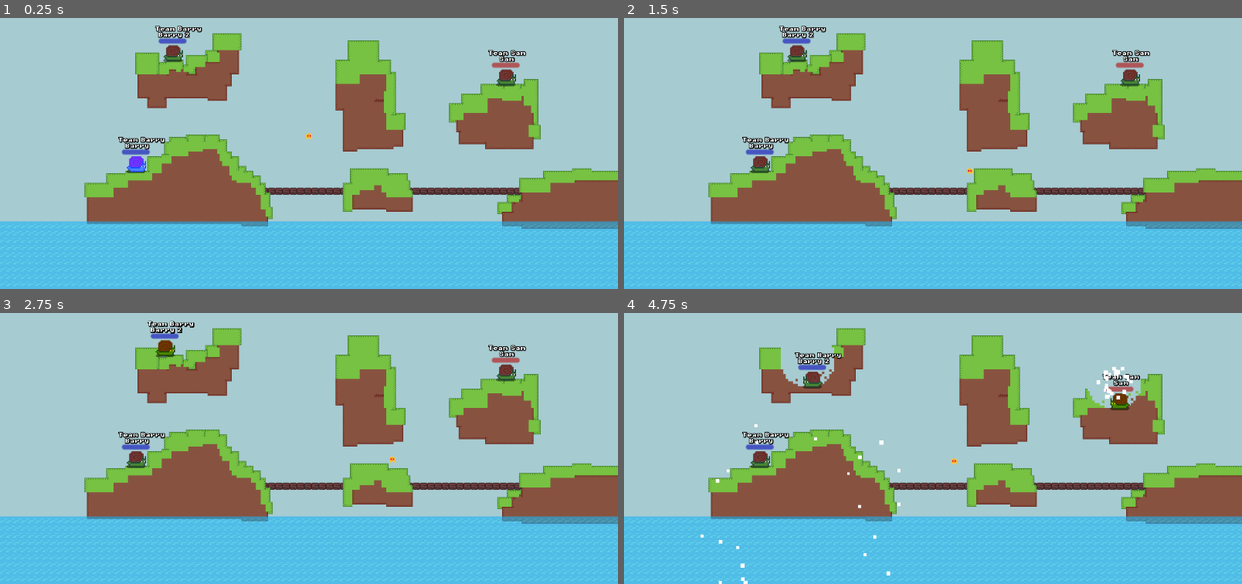
Above: before the commit, frames 1-4 (two rows, left to right).
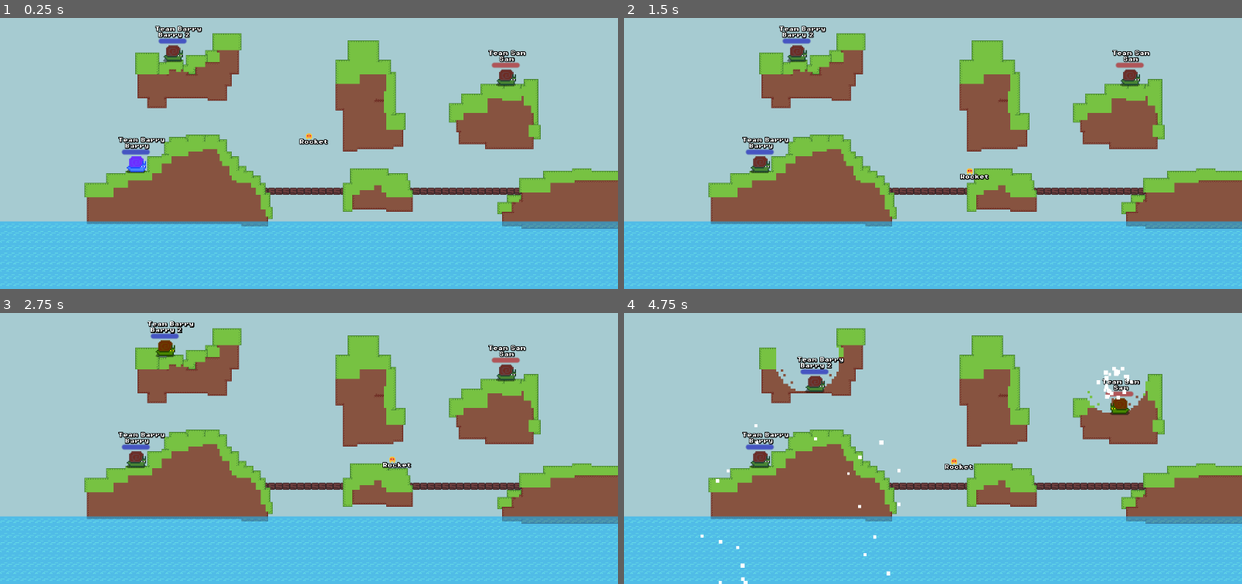
Above: after the commit, the same moments.

Repository: codingbanana21/Snail-Wars
Game: Godot game, scene res://scenes/game.tscn
Two runs of this game, one before a commit and one after it. Both use one fixed random seed, a clock stepped at 60 frames per second and the inputs below.
Inputs (mouse positions are in pixels of both pictures, inside the frame that each line leads up to):
- Up to frame 1 (0.25 s): no input
- Up to frame 2 (1.5 s): tap Enter (skip) at 0.5 s; move the mouse to (963, 134) at 0.52 s; press the mouse at (963, 134) at 0.53 s; hold D (right) from 0.53 s (still down); tap W (jump) at 0.77 s; tap Space at 1.25 s; move the mouse to (902, 134) at 1.27 s; release the mouse at (902, 134) at 1.28 s; click (902, 134) at 1.35 s
- Up to frame 3 (2.75 s): tap W (jump) at 1.52 s; tap Enter (skip) at 2 s; move the mouse to (321, 424) at 2.02 s; release D (right) at 2.03 s; press the mouse at (321, 424) at 2.03 s; hold A (left) from 2.03 s (still down); tap Mouse wheel down (last_weapon) at 2.1 s
- Up to frame 4 (4.75 s): tap Space at 2.75 s; move the mouse to (926, 434) at 2.77 s; release A (left) at 2.78 s; release the mouse at (926, 434) at 2.78 s; hold D (right) 2.78-4.28 s; tap Mouse wheel up (next_weapon) at 2.85 s; tap W (jump) at 3.02, 3.77, 4.52 s; click (926, 434) at 3.05 s; move the mouse to (976, 432) at 3.52 s; press the mouse at (976, 432) at 3.53 s; move the mouse to (883, 426) at 4.27 s; release the mouse at (883, 426) at 4.28 s; hold A (left) from 4.28 s (still down); click (883, 426) at 4.35 s

The runs differ from the first frame. In frame 1, less than 0.1% of the frame differs, in the area x 48-54%, y 44-47%; in frame 2, less than 0.1%; in frame 3, less than 0.1%; in frame 4, 1.7%, in the area x 24-85%, y 11-59%.

Commit message:
Update weapons

Diff:
--- /dev/null
+++ b/projectiles/bomb.tscn
@@ -0,0 +1,16 @@
+[gd_scene format=3 uid="uid://bvbphsbp6p3fw"]
+
+[ext_resource type="PackedScene" uid="uid://cubfm8w8o5obj" path="res://projectiles/projectile.tscn" id="1_8u238"]
+
+[sub_resource type="CircleShape2D" id="CircleShape2D_8u238"]
+radius = 134.13426
+
+[node name="Bomb" unique_id=791496552 instance=ExtResource("1_8u238")]
+speed = 80.0
+damage = 30
+knockback = 1000
+explosion_size = 20
+explosion_accuracy = 12.0
+
+[node name="CollisionShape2D" parent="HurtBox" parent_id_path=PackedInt32Array(410086607) index="0" unique_id=1738411112]
+shape = SubResource("CircleShape2D_8u238")
--- a/projectiles/drill.tscn
+++ b/projectiles/drill.tscn
@@ -3,16 +3,16 @@
 [ext_resource type="PackedScene" uid="uid://cubfm8w8o5obj" path="res://projectiles/projectile.tscn" id="1_d7knd"]
 
 [sub_resource type="CircleShape2D" id="CircleShape2D_yss3y"]
-radius = 34.234486
+radius = 20.024984
 
 [node name="Drill" unique_id=152536886 instance=ExtResource("1_d7knd")]
-speed = 50.0
-projectile_gravity = 400.0
-damage = 20
+speed = 40.0
+projectile_gravity = 300.0
+damage = 25
 knockback = 500
 explosion_size = 6
 explosion_accuracy = 6.0
-projectile_hp = 8
+projectile_hp = 10
 
 [node name="CollisionShape2D" parent="HurtBox" parent_id_path=PackedInt32Array(410086607) index="0" unique_id=1738411112]
 shape = SubResource("CircleShape2D_yss3y")
--- a/projectiles/grenade.tscn
+++ b/projectiles/grenade.tscn
@@ -6,8 +6,10 @@
 radius = 9.0
 
 [node name="Grenade" unique_id=791496552 instance=ExtResource("1_yss3y")]
+projectile_gravity = 500.0
 damage = 40
-explosion_size = 14
+explosion_size = 16
+explosion_accuracy = 12.0
 
 [node name="CollisionShape2D" parent="." index="0" unique_id=679883136]
 shape = SubResource("CircleShape2D_qhqgy")
--- a/scenes/mouse.tscn
+++ b/scenes/mouse.tscn
@@ -2,6 +2,7 @@
 
 [ext_resource type="Script" uid="uid://dq5pcpy5obcn6" path="res://scripts/mouse.gd" id="1_ouscy"]
 [ext_resource type="Texture2D" uid="uid://3o83rtce0c2w" path="res://assets/images/mini_fire.png" id="2_ouscy"]
+[ext_resource type="LabelSettings" uid="uid://cm76igu117yxn" path="res://assets/fonts/label_settings.tres" id="3_xa71f"]
 
 [node name="Mouse" type="Node2D" unique_id=444797727]
 z_index = 100
@@ -9,6 +10,18 @@
 
 [node name="MiniFire" type="Sprite2D" parent="." unique_id=1065564394]
 texture = ExtResource("2_ouscy")
+
+[node name="WeaponLabel" type="Label" parent="." unique_id=1462468472]
+offset_left = -16.0
+offset_top = 8.0
+offset_right = 50.0
+offset_bottom = 31.0
+scale = Vector2(0.5, 0.5)
+label_settings = ExtResource("3_xa71f")
+
+[node name="ShakeTimer" type="Timer" parent="." unique_id=1389379614]
+wait_time = 0.1
+one_shot = true
 
 [node name="Camera2D" type="Camera2D" parent="." unique_id=1976517052]
 position_smoothing_enabled = true
@@ -19,7 +32,3 @@
 drag_top_margin = 0.6
 drag_right_margin = 0.6
 drag_bottom_margin = 0.6
-
-[node name="ShakeTimer" type="Timer" parent="." unique_id=1389379614]
-wait_time = 0.1
-one_shot = true
--- a/scripts/Globals.gd
+++ b/scripts/Globals.gd
@@ -3,6 +3,7 @@
 var mouse_position: Vector2 = Vector2.ZERO
 var player_turn: int = 1
 var players: int = 4
+var weapon_number: int = 0
 
 
 func _input(event: InputEvent) -> void:
--- a/scripts/mouse.gd
+++ b/scripts/mouse.gd
@@ -1,13 +1,24 @@
 extends Node2D
 
+@onready var weapon_label: Label = $WeaponLabel
+@onready var shake_timer: Timer = $ShakeTimer
 @onready var camera_2d: Camera2D = $Camera2D
-@onready var shake_timer: Timer = $ShakeTimer
+
 
 func _ready() -> void:
 	Input.set_mouse_mode(Input.MOUSE_MODE_CAPTURED)
 
 
 func _process(delta: float) -> void:
+	if Globals.weapon_number == 2:
+		weapon_label.text = "Grenade"
+	elif Globals.weapon_number == 3:
+		weapon_label.text = "Drill"
+	elif Globals.weapon_number == 4:
+		weapon_label.text = "Bomb"
+	else:
+		weapon_label.text = "Rocket"
+
 	if !shake_timer.is_stopped():
 		camera_2d.offset.x = randf_range(-3, 3)
 		camera_2d.offset.y = randf_range(-3, 3)
--- a/scripts/player.gd
+++ b/scripts/player.gd
@@ -57,7 +57,8 @@
 			if Input.is_action_just_pressed("last_weapon"):
 				weapon -= 1
 
-			weapon = clamp(weapon, 1, 3)
+			weapon = clamp(weapon, 1, 4)
+			Globals.weapon_number = weapon
 
 			if global_position > Globals.mouse_position:
 				snail.flip_h = true
@@ -74,6 +75,8 @@
 					projectile = load("res://projectiles/grenade.tscn").instantiate()
 				elif weapon == 3:
 					projectile = load("res://projectiles/drill.tscn").instantiate()
+				elif weapon == 4:
+					projectile = load("res://projectiles/bomb.tscn").instantiate()
 				else:
 					projectile = load("res://projectiles/rocket.tscn").instantiate()
 
--- a/scripts/projectile.gd
+++ b/scripts/projectile.gd
@@ -10,8 +10,8 @@
 @export var damage: int = 50
 @export var knockback: int = 800
 @export var explosion_time: float = 3.0
-@export var explosion_size: int = 12
-@export var explosion_accuracy: float = 12
+@export var explosion_size: int = 14
+@export var explosion_accuracy: float = 14
 @export var projectile_hp: int = 1
 
 
